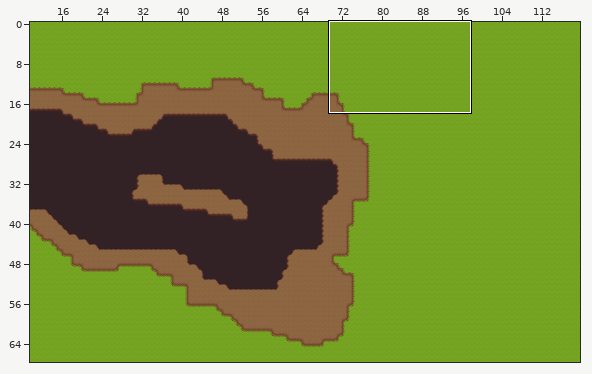
Level history. Tiled map (JSON): assets/maps/south-east.json. The first picture is a wide view before the edit; the outline marks the close-up.
Close-up. Before the commit:
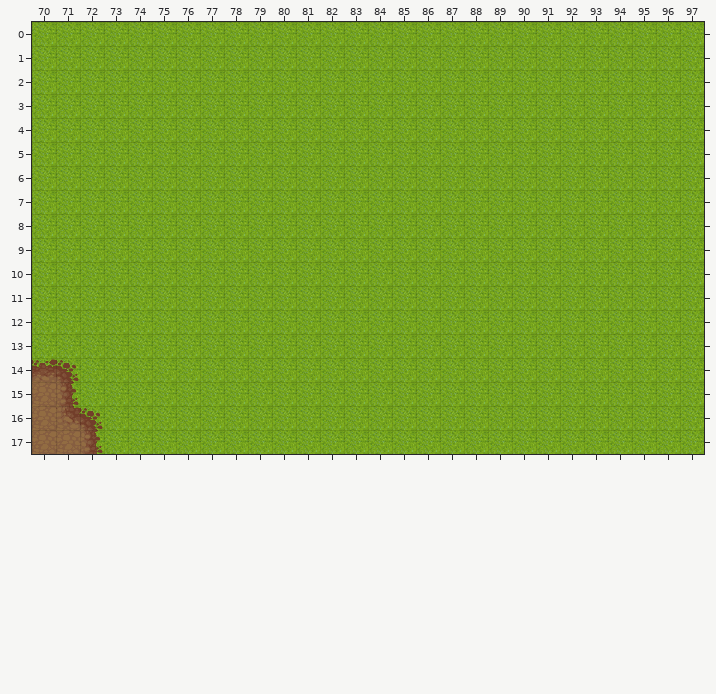
Cells are 32x32 px. Shown: x 70..97, y 0..17. The commit also changed other parts of the map, which this record leaves out.
After:
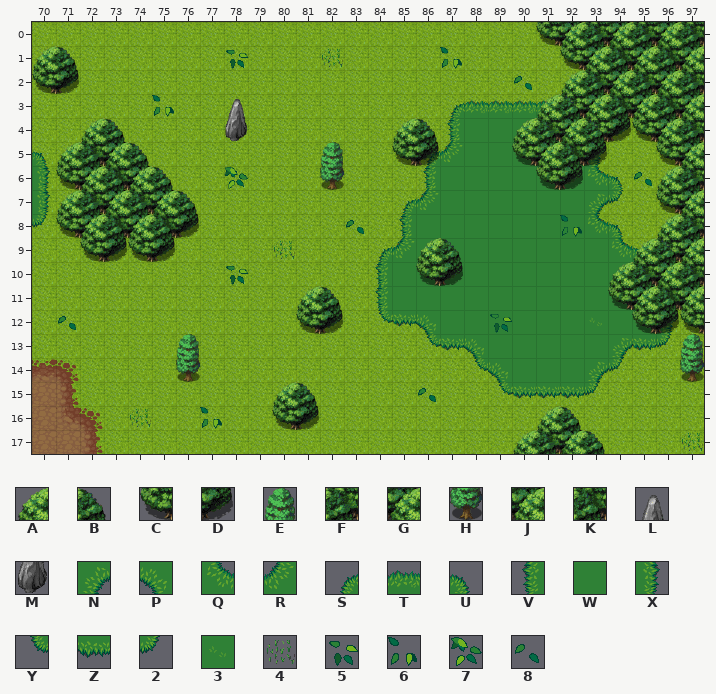
Key: from "freetileset": A 1350, B 1351, C 1382, D 1383, E 1413, F 1414, G 1415, H 1445, J 1446, K 1447; from "mountain_landscape": L 220, M 236; from "terrain": N 127, P 128, Q 148, R 149, S 168, T 169, U 170, V 189, W 190, X 191, Y 210, Z 211, 2 212, 3 233, 4 246, 5 393, 6 414, 7 435, 8 456.
_ is an empty cell, . an unchanged one.
From old to new:
--- layer "Ground2"
@@ x 70..96 @@
- 3 ................._______...
- 4 ................._____.....
- 5 _...............________...
- 6 _..............._________..
- 7 _..............__________..
- 8 _..............__________..
- 9 ..............____________.
-10 ..............____________.
-11 ..............____________.
-12 .............._________.___
-13 ................___________
-14 .................._______..
-15 ..................._____...
+ 3 .................STTTTTT...
+ 4 .................VWWWW.....
+ 5 U...............SRWWWWWX...
+ 6 X...............VWWWWWWQU..
+ 7 X..............SRWWWWWWN2..
+ 8 2..............VWWWWWWWQU..
+ 9 ..............SRWWWWWWWWQU.
+10 ..............VWWWWWWWWWWW.
+11 ..............VWWWWWWWWWWW.
+12 ..............YZPWWWWWW.WWX
+13 ................YZPWWWWWNZ2
+14 ..................YPWWWN2..
+15 ...................YZZZ2...
--- layer "Ground3"
@@ x 70..97 @@
- 0 ....................._______
- 1 ......................______
- 2 __....................._____
- 3 ......................______
- 4 ........_............_______
- 5 ..__...........__...____..__
- 6 .____......._........__...._
- 7 ..____....................__
- 8 .______...................._
- 9 ..____....................__
-10 ................__.......___
-11 ........................____
-12 ...........__............___
+ 0 .....................CDFGFGF
+ 1 ......................CJKJKJ
+ 2 CD.....................FGFGF
+ 3 ......................CJKJKJ
+ 4 ........M............FGCDCDF
+ 5 ..FG...........CD...CJKD..CJ
+ 6 .CJKD.......H........CD....F
+ 7 ..FGFG....................CJ
+ 8 .CJKJKD....................F
+ 9 ..CDCD....................CJ
+10 ................CD.......FGF
+11 ........................CJKJ
+12 ...........CD............CDC
@@ x 76..97 @@
-14 _...................._
+14 H....................H
@@ x 80..92 @@
-16 __...........
-17 ...........__
+16 CD...........
+17 ...........FG
--- layer "Mask"
@@ x 75..90 @@
- 1 ..._..._...._...
- 2 ..............._
- 3 _...............
+ 1 ...5...4....6...
+ 2 ...............8
+ 3 6...............
@@ x 78..95 @@
- 6 _................_
+ 6 7................8
@@ x 78..92 @@
- 8 ....._........_
- 9 .._............
-10 _..............
+ 8 .....8........6
+ 9 ..4............
+10 5..............
@@ x 71..93 @@
-12 _................._..._
+12 8.................5...3
@@ x 74..97 @@
-15 ............_...........
-16 _.._....................
-17 ......................._
+15 ............8...........
+16 4..6....................
+17 .......................4
--- layer "Fringe"
@@ x 70..96 @@
- 0 ......................_....
- 1 __.........................
- 2 ......................_....
- 3 ........_............__....
- 4 ..__...........__..._.._.._
- 5 ._.._......._..............
- 6 ....__...................._
- 7 ._...._....................
- 8 .........................._
- 9 ................__.......__
-10 ........................_..
-11 ...........__..............
+ 0 ......................A....
+ 1 AB.........................
+ 2 ......................A....
+ 3 ........L............AB....
+ 4 ..AB...........AB...A..B..A
+ 5 .A..B.......E..............
+ 6 ....AB....................A
+ 7 .A....B....................
+ 8 ..........................A
+ 9 ................AB.......AB
+10 ........................A..
+11 ...........AB..............
@@ x 76..97 @@
-13 _...................._
+13 E....................E
@@ x 80..93 @@
-15 __............
-16 ...........__.
-17 .........._.._
+15 AB............
+16 ...........AB.
+17 ..........A..B
